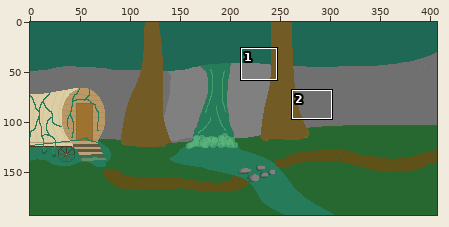
Two versions of one sprite sheet, assets/images/swamp.png. Above: a wide view before the commit, with the close-up outlined.
Close-up. Old version:
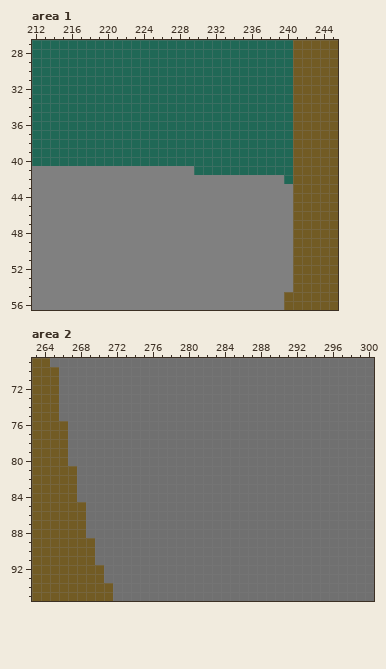
The file is 407x193 pixels. Colours within 5 levels of each other are drawn and written as one. Shown: area 1: x 212..245, y 27..56; area 2: x 263..300, y 69..95.
The same view after the edit:
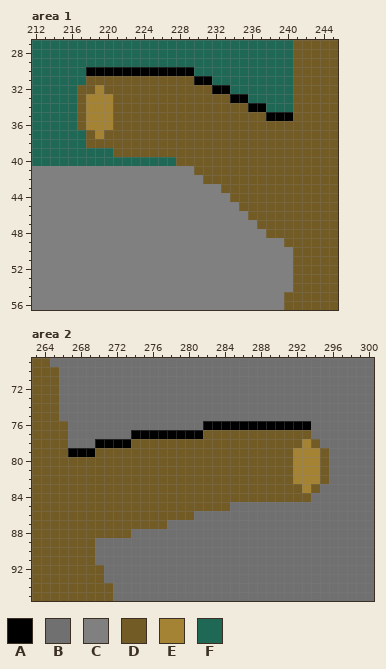
Palette (. is transparent): A #000000  B #707070  C #808080  D #725b24  E #a58335  F #206856
Changes in this commit:
--- area 1
@@ x 212..245 @@
 29 FFFFFFFFFFFFFFFFFFFFFFFFFFFFFDDDDD
-30 FFFFFFFFFFFFFFFFFFFFFFFFFFFFFDDDDD
-31 FFFFFFFFFFFFFFFFFFFFFFFFFFFFFDDDDD
-32 FFFFFFFFFFFFFFFFFFFFFFFFFFFFFDDDDD
-33 FFFFFFFFFFFFFFFFFFFFFFFFFFFFFDDDDD
-34 FFFFFFFFFFFFFFFFFFFFFFFFFFFFFDDDDD
-35 FFFFFFFFFFFFFFFFFFFFFFFFFFFFFDDDDD
-36 FFFFFFFFFFFFFFFFFFFFFFFFFFFFFDDDDD
-37 FFFFFFFFFFFFFFFFFFFFFFFFFFFFFDDDDD
-38 FFFFFFFFFFFFFFFFFFFFFFFFFFFFFDDDDD
-39 FFFFFFFFFFFFFFFFFFFFFFFFFFFFFDDDDD
-40 FFFFFFFFFFFFFFFFFFFFFFFFFFFFFDDDDD
-41 CCCCCCCCCCCCCCCCCCFFFFFFFFFFFDDDDD
-42 CCCCCCCCCCCCCCCCCCCCCCCCCCCCFDDDDD
-43 CCCCCCCCCCCCCCCCCCCCCCCCCCCCCDDDDD
-44 CCCCCCCCCCCCCCCCCCCCCCCCCCCCCDDDDD
-45 CCCCCCCCCCCCCCCCCCCCCCCCCCCCCDDDDD
-46 CCCCCCCCCCCCCCCCCCCCCCCCCCCCCDDDDD
-47 CCCCCCCCCCCCCCCCCCCCCCCCCCCCCDDDDD
-48 CCCCCCCCCCCCCCCCCCCCCCCCCCCCCDDDDD
-49 CCCCCCCCCCCCCCCCCCCCCCCCCCCCCDDDDD
+30 FFFFFFAAAAAAAAAAAAFFFFFFFFFFFDDDDD
+31 FFFFFFDDDDDDDDDDDDAAFFFFFFFFFDDDDD
+32 FFFFFDDEDDDDDDDDDDDDAAFFFFFFFDDDDD
+33 FFFFFDEEEDDDDDDDDDDDDDAAFFFFFDDDDD
+34 FFFFFDEEEDDDDDDDDDDDDDDDAAFFFDDDDD
+35 FFFFFDEEEDDDDDDDDDDDDDDDDDAAADDDDD
+36 FFFFFDEEEDDDDDDDDDDDDDDDDDDDDDDDDD
+37 FFFFFFDEDDDDDDDDDDDDDDDDDDDDDDDDDD
+38 FFFFFFDDDDDDDDDDDDDDDDDDDDDDDDDDDD
+39 FFFFFFFFFDDDDDDDDDDDDDDDDDDDDDDDDD
+40 FFFFFFFFFFFFFFFFDDDDDDDDDDDDDDDDDD
+41 CCCCCCCCCCCCCCCCCCDDDDDDDDDDDDDDDD
+42 CCCCCCCCCCCCCCCCCCCDDDDDDDDDDDDDDD
+43 CCCCCCCCCCCCCCCCCCCCCDDDDDDDDDDDDD
+44 CCCCCCCCCCCCCCCCCCCCCCDDDDDDDDDDDD
+45 CCCCCCCCCCCCCCCCCCCCCCCDDDDDDDDDDD
+46 CCCCCCCCCCCCCCCCCCCCCCCCDDDDDDDDDD
+47 CCCCCCCCCCCCCCCCCCCCCCCCCDDDDDDDDD
+48 CCCCCCCCCCCCCCCCCCCCCCCCCCDDDDDDDD
+49 CCCCCCCCCCCCCCCCCCCCCCCCCCCCDDDDDD
 50 CCCCCCCCCCCCCCCCCCCCCCCCCCCCCDDDDD
--- area 2
@@ x 263..300 @@
 75 DDDBBBBBBBBBBBBBBBBBBBBBBBBBBBBBBBBBBB
-76 DDDDBBBBBBBBBBBBBBBBBBBBBBBBBBBBBBBBBB
-77 DDDDBBBBBBBBBBBBBBBBBBBBBBBBBBBBBBBBBB
-78 DDDDBBBBBBBBBBBBBBBBBBBBBBBBBBBBBBBBBB
-79 DDDDBBBBBBBBBBBBBBBBBBBBBBBBBBBBBBBBBB
-80 DDDDBBBBBBBBBBBBBBBBBBBBBBBBBBBBBBBBBB
-81 DDDDDBBBBBBBBBBBBBBBBBBBBBBBBBBBBBBBBB
-82 DDDDDBBBBBBBBBBBBBBBBBBBBBBBBBBBBBBBBB
-83 DDDDDBBBBBBBBBBBBBBBBBBBBBBBBBBBBBBBBB
-84 DDDDDBBBBBBBBBBBBBBBBBBBBBBBBBBBBBBBBB
-85 DDDDDDBBBBBBBBBBBBBBBBBBBBBBBBBBBBBBBB
-86 DDDDDDBBBBBBBBBBBBBBBBBBBBBBBBBBBBBBBB
-87 DDDDDDBBBBBBBBBBBBBBBBBBBBBBBBBBBBBBBB
-88 DDDDDDBBBBBBBBBBBBBBBBBBBBBBBBBBBBBBBB
+76 DDDDBBBBBBBBBBBBBBBAAAAAAAAAAAABBBBBBB
+77 DDDDBBBBBBBAAAAAAAADDDDDDDDDDDDBBBBBBB
+78 DDDDBBBAAAADDDDDDDDDDDDDDDDDDDEDBBBBBB
+79 DDDDAAADDDDDDDDDDDDDDDDDDDDDDEEEDBBBBB
+80 DDDDDDDDDDDDDDDDDDDDDDDDDDDDDEEEDBBBBB
+81 DDDDDDDDDDDDDDDDDDDDDDDDDDDDDEEEDBBBBB
+82 DDDDDDDDDDDDDDDDDDDDDDDDDDDDDEEEDBBBBB
+83 DDDDDDDDDDDDDDDDDDDDDDDDDDDDDDEDBBBBBB
+84 DDDDDDDDDDDDDDDDDDDDDDDDDDDDDDDBBBBBBB
+85 DDDDDDDDDDDDDDDDDDDDDDBBBBBBBBBBBBBBBB
+86 DDDDDDDDDDDDDDDDDDBBBBBBBBBBBBBBBBBBBB
+87 DDDDDDDDDDDDDDDBBBBBBBBBBBBBBBBBBBBBBB
+88 DDDDDDDDDDDBBBBBBBBBBBBBBBBBBBBBBBBBBB
 89 DDDDDDDBBBBBBBBBBBBBBBBBBBBBBBBBBBBBBB
Where, in picture pixels (left, top, right, bottom), the same in both close-ups:
changed: (77, 67, 293, 247)
changed: (68, 421, 329, 538)
